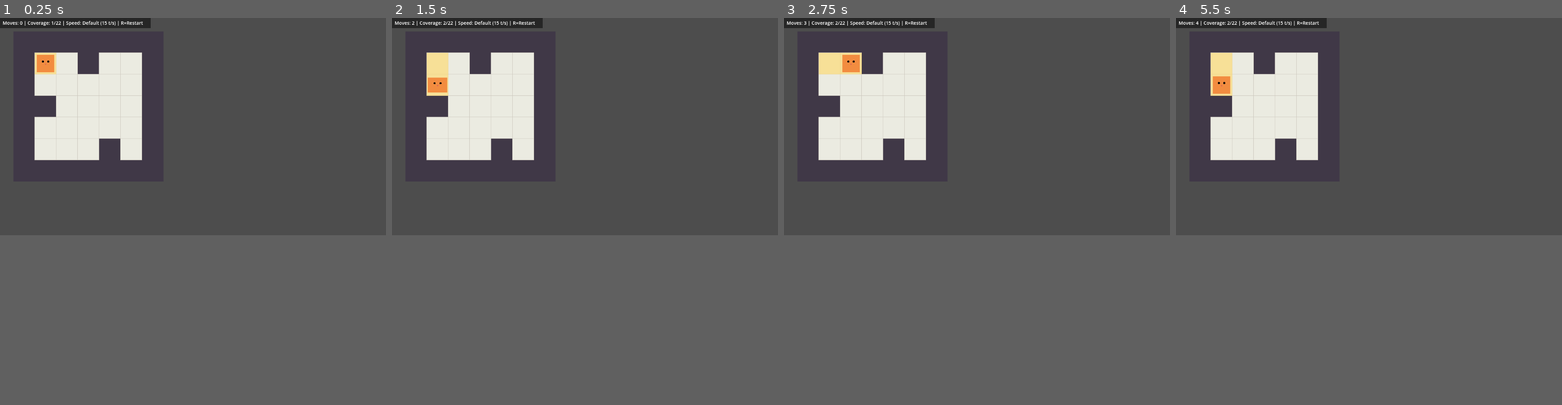
Above: before the commit, frames 1-4 (left to right).
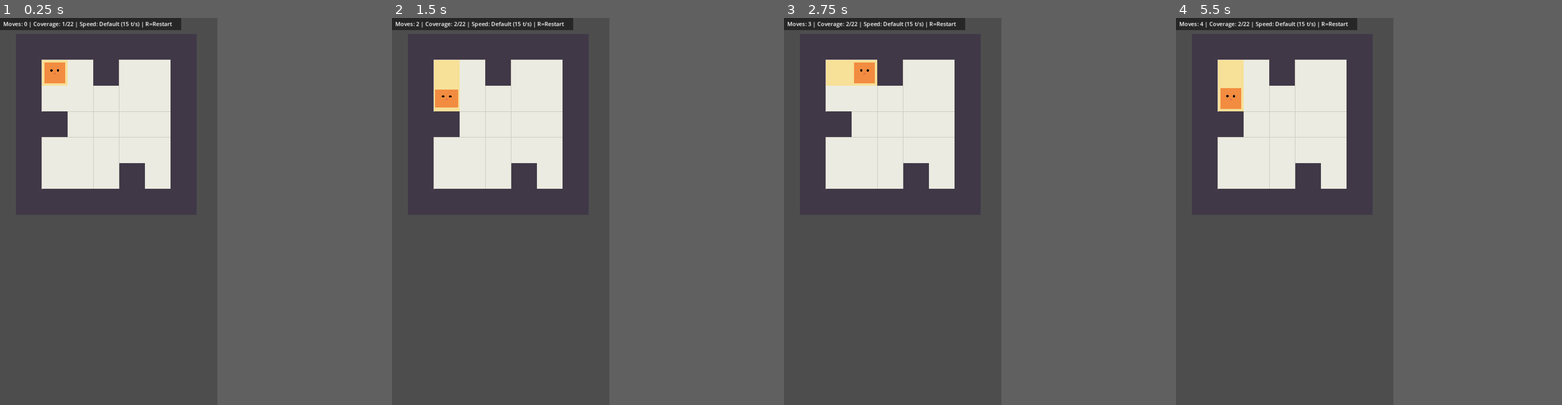
Above: after the commit, the same moments.

Repository: gracetyy/nekodash
Game: Godot game, scene res://prototypes/sliding-movement/SlidingPrototype.tscn
Same seed, same stepped clock (60 frames per second), same inputs: the game is played once before the commit and once after it.
Inputs (mouse positions are in pixels of both pictures, inside the frame that each line leads up to):
- Up to frame 1 (0.25 s): no input
- Up to frame 2 (1.5 s): tap Enter at 0.5 s; move the mouse to (669, 114) at 0.52 s; hold D 0.53-1.28 s; tap R at 0.6, 1.35 s; click (669, 114) at 0.67 s; tap Space at 1.25 s; move the mouse to (507, 137) at 1.27 s; hold S from 1.28 s (still down)
- Up to frame 3 (2.75 s): tap Enter at 2 s; move the mouse to (1015, 79) at 2.02 s; release S at 2.03 s; hold D from 2.03 s (still down); tap R at 2.1 s
- Up to frame 4 (5.5 s): tap Space at 2.75, 4.25 s; move the mouse to (1349, 168) at 2.77 s; release D at 2.78 s; hold W 2.78-3.53 s; tap R every 0.75 s from 2.85 to 5.1 s; click (1349, 168) at 2.92 s; tap Enter at 3.5 s; move the mouse to (1484, 157) at 3.52 s; hold A 3.53-5.03 s; move the mouse to (1253, 95) at 4.27 s; move the mouse to (1388, 126) at 5.02 s; hold S from 5.03 s (still down); click (1388, 126) at 5.17 s
The window is 799x449 before the commit and 450x800 after it. Grey fills any space a smaller window leaves; there, only what the larger window draws over its background counts as a difference.

The runs differ from the first frame. In frame 1, 7.6% of the frame differs, in the area x 0-47%, y 0-45%; in frame 2, 7.7%; in frame 3, 7.7%; in frame 4, 7.7%.

Commit message:
feat: enhance sliding movement for mobile and desktop with adaptive speed settings

Diff:
--- a/project.godot
+++ b/project.godot
@@ -15,6 +15,14 @@
 config/features=PackedStringArray("4.3", "Mobile")
 config/icon="res://icon.svg"
 
+[display]
+
+window/size/viewport_width=540
+window/size/viewport_height=960
+window/stretch/mode="canvas_items"
+window/stretch/aspect="expand"
+window/handheld/orientation=1
+
 [physics]
 
 3d/physics_engine="Jolt Physics"
@@ -23,3 +31,4 @@
 
 rendering_device/driver.windows="d3d12"
 renderer/rendering_method="mobile"
+textures/vram_compression/import_etc2_astc=true
--- a/prototypes/sliding-movement/proto_cat.gd
+++ b/prototypes/sliding-movement/proto_cat.gd
@@ -8,7 +8,11 @@
 extends Node2D
 
 # Tuning knobs from GDD
-const SLIDE_VELOCITY_TILES_PER_SEC: float = 15.0
+# Speed is platform-adaptive: mobile screen is physically smaller so needs higher t/s
+# to cover the same perceived distance in the same time.
+const SLIDE_VELOCITY_DESKTOP: float = 15.0
+const SLIDE_VELOCITY_MOBILE: float = 25.0
+var SLIDE_VELOCITY_TILES_PER_SEC: float # set in _ready()
 const MIN_SLIDE_DURATION_SEC: float = 0.10
 const BLOCKED_BUMP_OFFSET_PX: float = 6.0
 const BLOCKED_BUMP_DURATION_SEC: float = 0.12
@@ -40,6 +44,7 @@
 
 
 func _ready() -> void:
+	SLIDE_VELOCITY_TILES_PER_SEC = SLIDE_VELOCITY_MOBILE if DisplayServer.is_touchscreen_available() else SLIDE_VELOCITY_DESKTOP
 	_grid = get_parent().get_node("ProtoGrid")
 	initialize(Vector2i(1, 1))
 
Not shown, changed: design/gdd/sliding-movement.md
Not shown, changed: production/milestones/M1-core-loop-playable.md
Not shown, changed: production/risk-register/risks.md
Not shown, changed: production/sprints/sprint-01.md
Not shown, changed: prototypes/sliding-movement/REPORT.md
